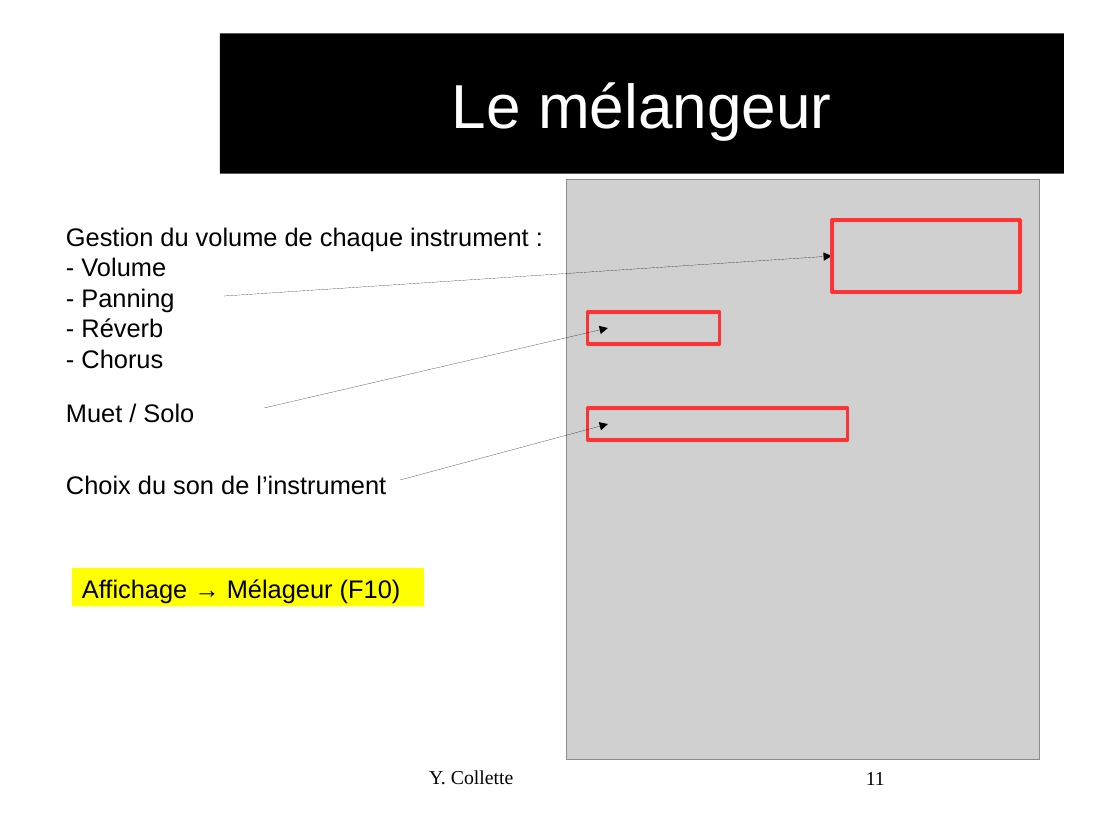
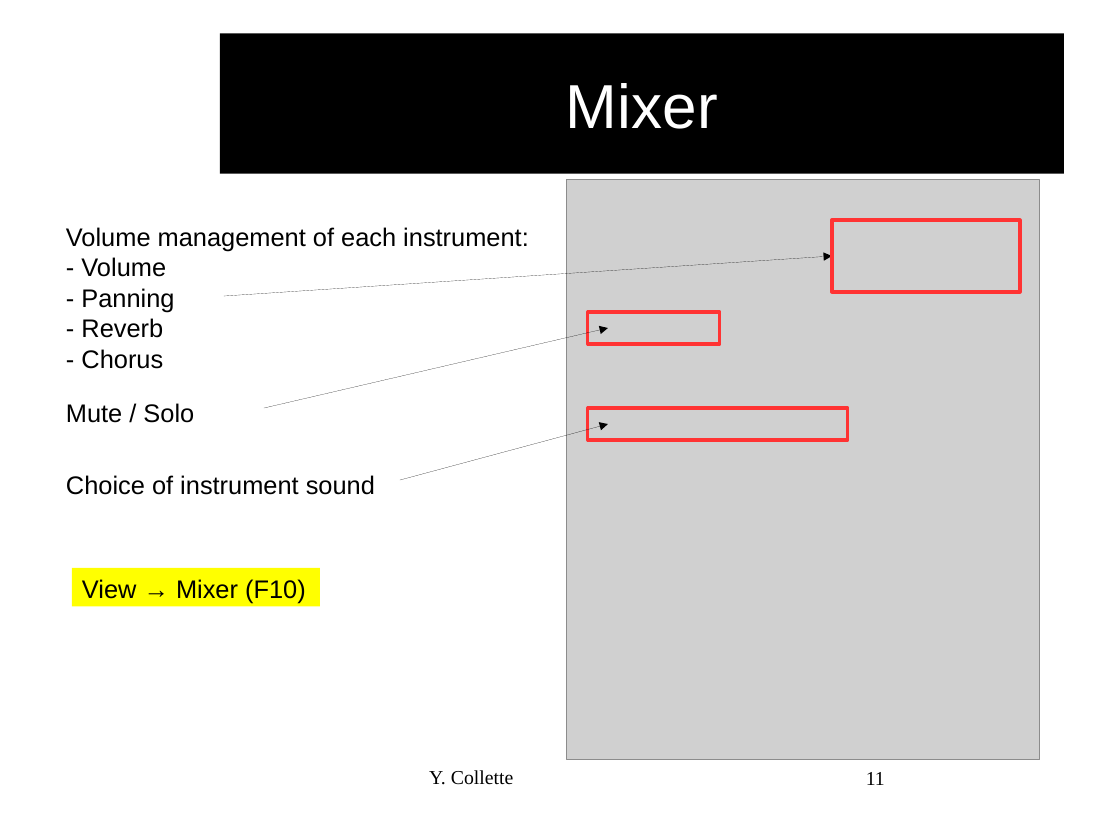
Before and after one commit to audinux/audinux.github.io, a slide deck: slide 11 of workshop/audio/MuseScore.odp. Drawn at 1120x840 pixels with LibreOffice and Linux fonts; fonts in the diff are those of the drawing; grey boxes stand for pictures; background and template pictures are left out. Boxes give left, top, right and bottom in pixels: in the first picture for what was removed or moved away, otherwise in the second. Text is boxed around its words. In the diff, an @@ line names an element or a change of style, - is before the commit and + after.

```diff
--- a/workshop/audio/MuseScore.odp
+++ b/workshop/audio/MuseScore.odp
@@ title at bbox=[566, 83, 718, 129]: text changed @@
-Le mélangeur
+Mixer
@@ text at bbox=[66, 227, 529, 251]: text changed @@
-Gestion du volume de chaque instrument :
+Volume management of each instrument:
@@ text at bbox=[81, 318, 163, 338]: text changed @@
-- Réverb
+- Reverb
@@ text at bbox=[66, 403, 194, 423]: text changed @@
-Muet / Solo
+Mute / Solo
@@ text at bbox=[66, 475, 375, 495]: text changed @@
-Choix du son de l’instrument
+Choice of instrument sound
@@ rectangle "View → Mixer (F10)": place and size @@
-rectangle "View → Mixer (F10)" at bbox=[72, 568, 424, 607]
+rectangle "View → Mixer (F10)" at bbox=[72, 568, 320, 607]
@@ text in rectangle at bbox=[82, 579, 306, 603]: text changed @@
-Affichage → Mélageur (F10)
+View → Mixer (F10)
```
Also in this commit, not shown: 16 other slides changed, 4 slides added, 4 slides removed, 6 other files.
